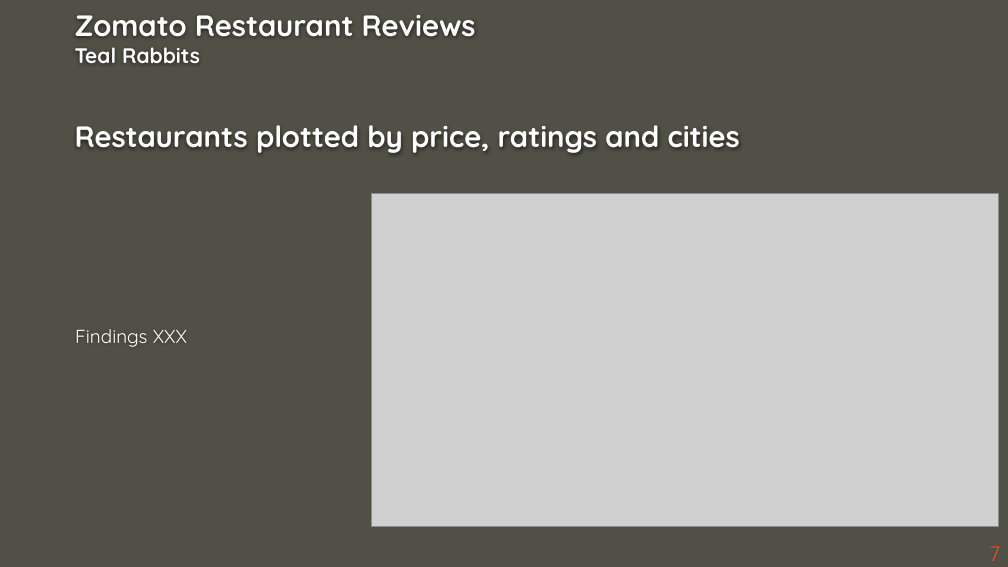
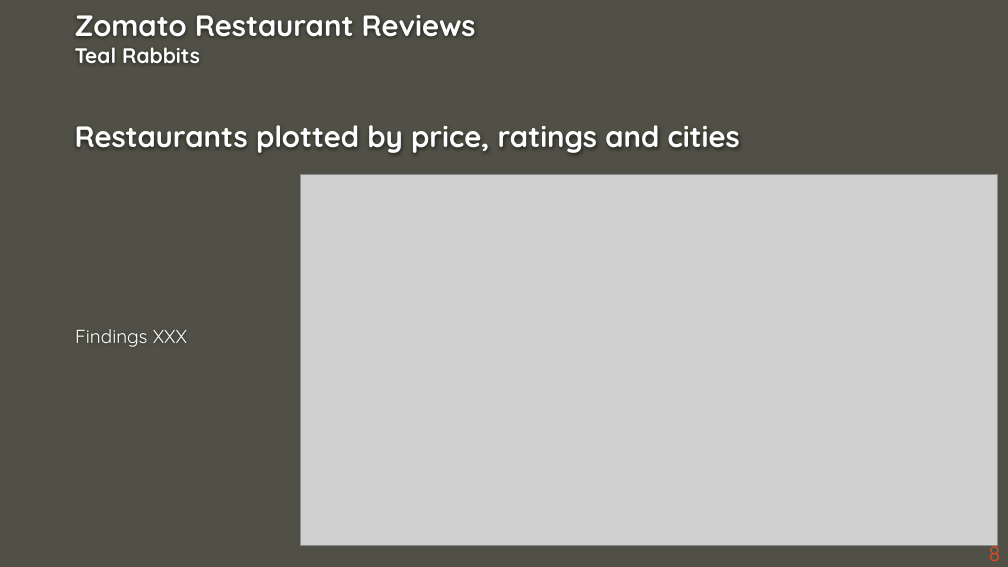
Before and after one commit to ashdrayton/Zomato-Restaurants-Reviews, a slide deck: slide 8 of Babette/Zomato_Presentation _BB.pptx (slide 7 before the commit). Drawn at 1008x567 pixels with LibreOffice and Linux fonts; fonts in the diff are those of the drawing; grey boxes stand for pictures; background and template pictures are left out. Boxes give left, top, right and bottom in pixels: in the first picture for what was removed or moved away, otherwise in the second. Text is boxed around its words. In the diff, an @@ line names an element or a change of style, - is before the commit and + after.

```diff
--- a/Babette/Zomato_Presentation _BB.pptx
+++ b/Babette/Zomato_Presentation _BB.pptx
@@ picture resized from (x1=372, y1=193, x2=998, y2=526) to (x1=300, y1=175, x2=997, y2=545) @@
@@ page number at (x1=989, y1=540, x2=1001, y2=561): text changed @@
-7
+8
```
Also in this commit, not shown: 4 other slides changed, 1 slide added, 1 slide removed, 1 other file.
